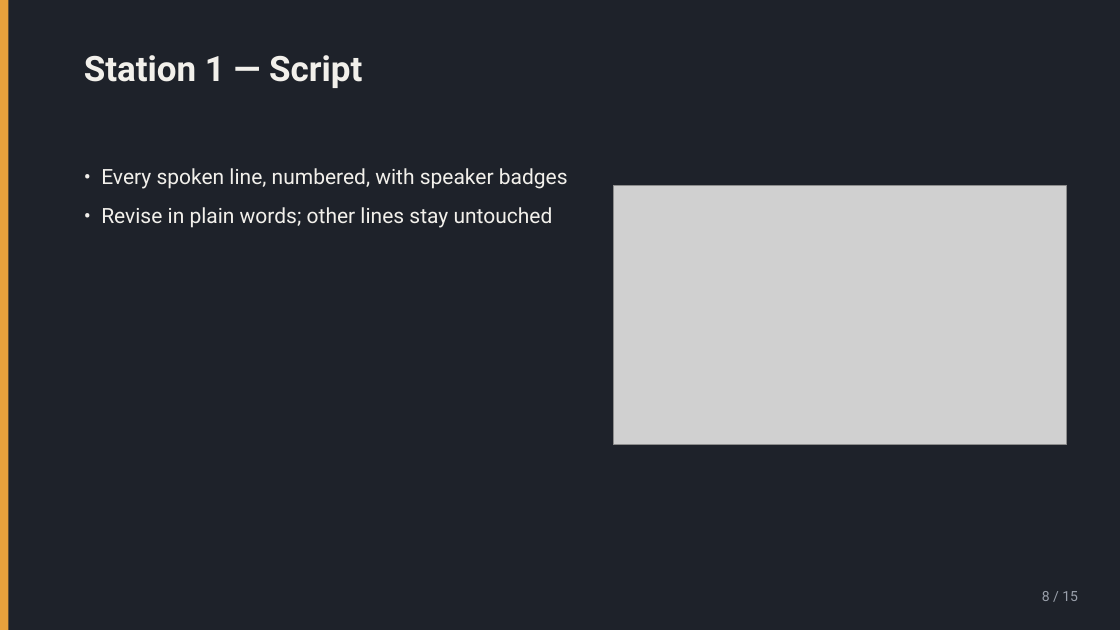
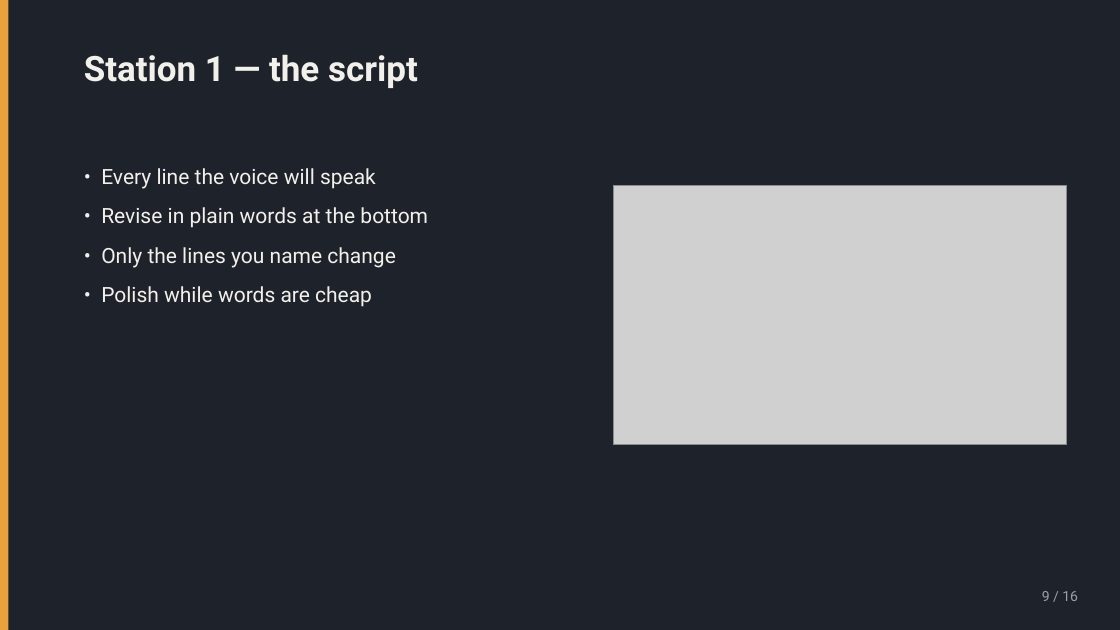
Before and after one commit to nikolaidk/voice, a slide deck: slide 9 of demo/data/14968b573e78/slides.pptx (slide 8 before the commit). Drawn at 1120x630 pixels with LibreOffice and Linux fonts; fonts in the diff are those of the drawing; grey boxes stand for pictures. Boxes give left, top, right and bottom in pixels: in the first picture for what was removed or moved away, otherwise in the second. Text is boxed around its words. In the diff, an @@ line names an element or a change of style, - is before the commit and + after.

```diff
--- a/demo/data/14968b573e78/slides.pptx
+++ b/demo/data/14968b573e78/slides.pptx
@@ text at (84,54,418,88): text changed @@
-Station 1 — Script
+Station 1 — the script
@@ text at (101,168,428,307): text changed @@
-• Every spoken line, numbered, with speaker badges
-• Revise in plain words; other lines stay untouched
+• Every line the voice will speak
+• Revise in plain words at the bottom
+• Only the lines you name change
+• Polish while words are cheap
@@ text at (1042,591,1078,601): text changed @@
-8 / 15
+9 / 16
```
Also in this commit, not shown: 9 other slides changed, 6 slides added, 5 slides removed, 28 other files.
